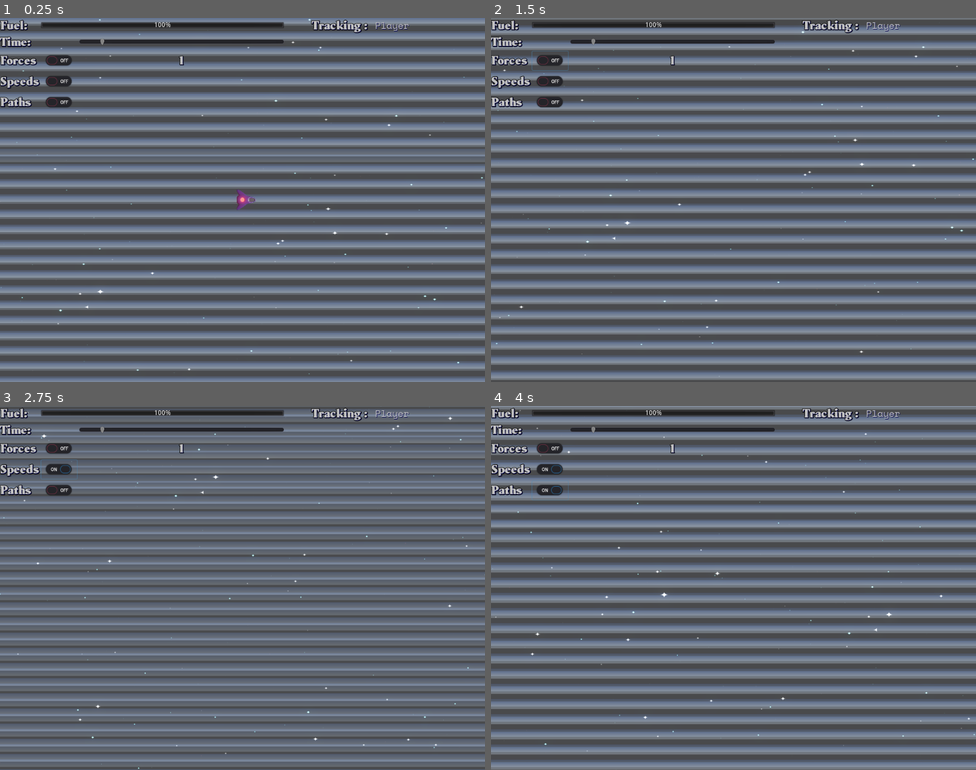
Above: before the commit, frames 1-4 (two rows, left to right).
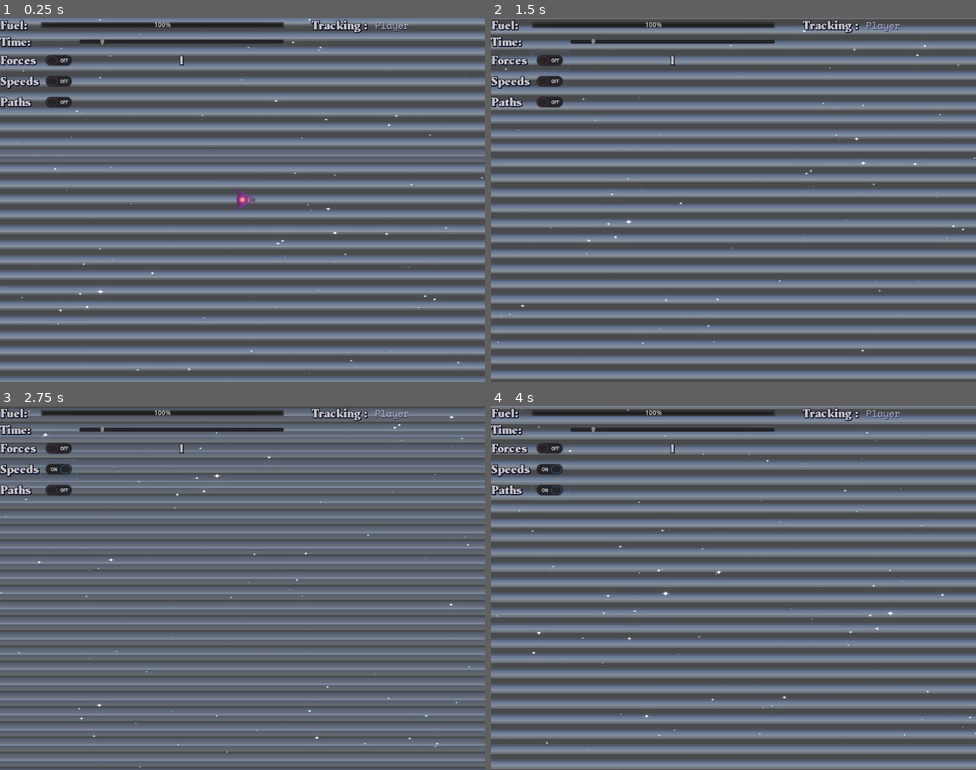
Above: after the commit, the same moments.

Repository: matheusfillipe/Space-Explorer
Game: Godot game, scene res://scenes/World.tscn
Two runs of this game, one before a commit and one after it. Both use one fixed random seed, a clock stepped at 60 frames per second and the inputs below. A sky picture missing from this copy of the repository is replaced by a grey-blue gradient.
Inputs (mouse positions are in pixels of both pictures, inside the frame that each line leads up to):
- Up to frame 1 (0.25 s): no input
- Up to frame 2 (1.5 s): click (549, 61) at 0.5 s; tap Enter at 1.25 s; drag from (733, 200) to (782, 119) at 1.27 s
- Up to frame 3 (2.75 s): click (58, 467) at 2 s
- Up to frame 4 (4 s): click (549, 489) at 2.75 s; tap = (cam_reset_zoom) at 3.5 s; drag from (636, 606) to (709, 660) at 3.52 s

The runs differ from the first frame. In frame 2, 7.6% of the frame differs, in the area x 0-100%, y 0-100%; in frame 3, 4.5%; in frame 4, 8.2%.

Commit message:
Added black hole

Diff:
--- /dev/null
+++ b/objects/BlackHole.tscn
@@ -0,0 +1,47 @@
+[gd_scene load_steps=10 format=2]
+
+[ext_resource path="res://objects/KBody.tscn" type="PackedScene" id=1]
+[ext_resource path="res://shaders/distort.shader" type="Shader" id=2]
+[ext_resource path="res://assets/st1.png" type="Texture" id=3]
+[ext_resource path="res://shaders/color.shader" type="Shader" id=5]
+[ext_resource path="res://assets/Black.png" type="Texture" id=6]
+
+[sub_resource type="ShaderMaterial" id=1]
+resource_local_to_scene = true
+shader = ExtResource( 5 )
+shader_param/active = true
+shader_param/color = Color( 0.886275, 0.00392157, 0.00392157, 1 )
+
+[sub_resource type="Curve" id=2]
+min_value = -1.0
+_data = [ Vector2( 0.00380379, -0.418531 ), 0.0, 0.0, 0, 0, Vector2( 0.14962, 0.0898563 ), 5.8793, 8.52822, 0, 0, Vector2( 0.213018, 0.760783 ), 0.0, -4.17251, 0, 0, Vector2( 0.354607, -0.852636 ), 0.0, -0.629925, 0, 0, Vector2( 0.500423, -0.00319505 ), 2.49956, 0.0, 0, 0 ]
+
+[sub_resource type="CurveTexture" id=5]
+curve = SubResource( 2 )
+
+[sub_resource type="ShaderMaterial" id=4]
+resource_local_to_scene = true
+shader = ExtResource( 2 )
+shader_param/strength = 0.118
+shader_param/curve = SubResource( 5 )
+
+[node name="BlackHole" instance=ExtResource( 1 )]
+mass = 10000.0
+
+[node name="BackBufferCopy" type="BackBufferCopy" parent="." index="0"]
+copy_mode = 2
+
+[node name="arrow" parent="Vector/center" index="0"]
+material = SubResource( 1 )
+
+[node name="Black" type="Sprite" parent="." index="2"]
+scale = Vector2( 0.2, 0.2 )
+texture = ExtResource( 6 )
+
+[node name="Sprite" parent="." index="4"]
+material = SubResource( 4 )
+scale = Vector2( 0.3, 0.3 )
+texture = ExtResource( 3 )
+
+[node name="CollisionShape2D" parent="ClickArea" index="0"]
+visible = true
--- a/objects/Camera.gd
+++ b/objects/Camera.gd
@@ -6,12 +6,13 @@
 export var scroll_wheel_zoom_multiplier = 1.08
 export var drag_multiplier = 0.1
 
-var attached = true
 onready var current_scene = get_tree().get_current_scene()
 onready var player = current_scene.get_node("Player")
 onready var hud = current_scene.get_node("HUD")
 onready var track_object = player
+
 var drags = PoolVector2Array()
+var attached = true
 
 func _process(delta):
 	var input_vector = Vector2.ZERO
--- a/objects/KBody.tscn
+++ b/objects/KBody.tscn
@@ -1,8 +1,9 @@
-[gd_scene load_steps=8 format=2]
+[gd_scene load_steps=11 format=2]
 
 [ext_resource path="res://objects/KBody.gd" type="Script" id=1]
 [ext_resource path="res://shaders/color.shader" type="Shader" id=2]
 [ext_resource path="res://assets/arrow.png" type="Texture" id=3]
+[ext_resource path="res://shaders/distort.shader" type="Shader" id=4]
 
 [sub_resource type="ShaderMaterial" id=3]
 resource_local_to_scene = true
@@ -12,11 +13,18 @@
 
 [sub_resource type="CircleShape2D" id=1]
 
-[sub_resource type="ShaderMaterial" id=2]
+[sub_resource type="Curve" id=2]
+min_value = -1.0
+_data = [ Vector2( 0.00380379, -0.418531 ), 0.0, 0.0, 0, 0, Vector2( 0.14962, 0.0898563 ), 5.8793, 8.52822, 0, 0, Vector2( 0.213018, 0.760783 ), 0.0, -4.17251, 0, 0, Vector2( 0.354607, -0.852636 ), 0.0, -0.629925, 0, 0, Vector2( 0.500423, -0.00319505 ), 2.49956, 0.0, 0, 0 ]
+
+[sub_resource type="CurveTexture" id=5]
+curve = SubResource( 2 )
+
+[sub_resource type="ShaderMaterial" id=6]
 resource_local_to_scene = true
-shader = ExtResource( 2 )
-shader_param/active = false
-shader_param/color = Color( 0.470588, 1, 0.627451, 1 )
+shader = ExtResource( 4 )
+shader_param/strength = 0.5
+shader_param/curve = SubResource( 5 )
 
 [sub_resource type="CircleShape2D" id=4]
 radius = 40.0
@@ -44,13 +52,14 @@
 shape = SubResource( 1 )
 
 [node name="Sprite" type="Sprite" parent="."]
-material = SubResource( 2 )
+material = SubResource( 6 )
 
 [node name="ClickArea" type="Area2D" parent="."]
 collision_layer = 2
 collision_mask = 0
 
 [node name="CollisionShape2D" type="CollisionShape2D" parent="ClickArea"]
+visible = false
 shape = SubResource( 4 )
 
 [connection signal="mouse_entered" from="ClickArea" to="." method="_on_ClickArea_mouse_entered"]
--- a/objects/Player.tscn
+++ b/objects/Player.tscn
@@ -275,7 +275,7 @@
 scale = Vector2( 0.25, 0.2 )
 frames = SubResource( 3 )
 animation = "flame"
-frame = 25
+frame = 7
 playing = true
 
 [node name="flame_right" type="AnimatedSprite" parent="." index="1"]
@@ -287,7 +287,7 @@
 scale = Vector2( 0.105713, 0.0488803 )
 frames = SubResource( 3 )
 animation = "flame"
-frame = 1
+frame = 13
 playing = true
 
 [node name="flame_left" type="AnimatedSprite" parent="." index="2"]
@@ -299,7 +299,7 @@
 scale = Vector2( 0.105713, 0.0488803 )
 frames = SubResource( 3 )
 animation = "flame"
-frame = 24
+frame = 6
 playing = true
 
 [node name="arrow" parent="Vector/center" index="0"]
--- a/objects/Stars/star1.tscn
+++ b/objects/Stars/star1.tscn
@@ -1,16 +1,10 @@
-[gd_scene load_steps=7 format=2]
+[gd_scene load_steps=6 format=2]
 
 [ext_resource path="res://objects/KBody.tscn" type="PackedScene" id=1]
 [ext_resource path="res://assets/st1.png" type="Texture" id=2]
 [ext_resource path="res://shaders/color.shader" type="Shader" id=3]
 
 [sub_resource type="ShaderMaterial" id=2]
-resource_local_to_scene = true
-shader = ExtResource( 3 )
-shader_param/active = true
-shader_param/color = Color( 0.886275, 0.00392157, 0.00392157, 1 )
-
-[sub_resource type="ShaderMaterial" id=3]
 resource_local_to_scene = true
 shader = ExtResource( 3 )
 shader_param/active = true
@@ -25,13 +19,10 @@
 [node name="star1" instance=ExtResource( 1 )]
 color = Color( 0.501961, 1, 0.501961, 1 )
 
-[node name="arrow" parent="Vector" index="0"]
+[node name="arrow" parent="Vector/center" index="0"]
 material = SubResource( 2 )
 
-[node name="arrow" parent="Vector2" index="0"]
-material = SubResource( 3 )
-
-[node name="Sprite" parent="." index="3"]
+[node name="Sprite" parent="." index="2"]
 material = SubResource( 1 )
 position = Vector2( 7, 16 )
 scale = Vector2( 0.1, 0.1 )
--- a/scenes/World.tscn
+++ b/scenes/World.tscn
@@ -8,6 +8,7 @@
 [ext_resource path="res://objects/Camera.tscn" type="PackedScene" id=6]
 [ext_resource path="res://objects/Player.tscn" type="PackedScene" id=7]
 [ext_resource path="res://scenes/HUD.tscn" type="PackedScene" id=8]
+[ext_resource path="res://objects/BlackHole.tscn" type="PackedScene" id=9]
 
 [sub_resource type="Environment" id=1]
 background_mode = 4
@@ -118,6 +119,9 @@
 initial_rotation = 5.0
 color = Color( 0.501961, 1, 0.501961, 1 )
 
+[node name="BlackHole" parent="." instance=ExtResource( 9 )]
+position = Vector2( -3603, 4822 )
+
 [connection signal="time_scale_changed" from="HUD" to="." method="_on_HUD_time_scale_changed"]
 [connection signal="toggle_forces" from="HUD" to="." method="_on_HUD_toggle_forces"]
 [connection signal="toggle_paths" from="HUD" to="." method="_on_HUD_toggle_paths"]
--- /dev/null
+++ b/shaders/distort.shader
@@ -0,0 +1,12 @@
+shader_type canvas_item;
+
+uniform sampler2D curve;
+uniform float strength : hint_range(-1.0, 1.0) = 0.5;
+
+void fragment() {
+	vec2 vecToCenter = vec2(0.5, 0.5) - UV;
+	float distToCenter = length(vecToCenter);
+	float curveVal = texture(curve, vec2(distToCenter)).r;
+	vec2 diff = normalize(vecToCenter) * strength * curveVal;
+	COLOR = texture(SCREEN_TEXTURE, SCREEN_UV - diff);
+}
Binary file added: assets/Black.png
Not shown, added: assets/Black.png.import
Binary file added: assets/nebula.jpg
Not shown, added: assets/nebula.jpg.import
Not shown, added: export_presets.cfg
Not shown: 1 places in scenes/World.tscn that only renumber resources
Empty file added: shaders/bloom.gd
